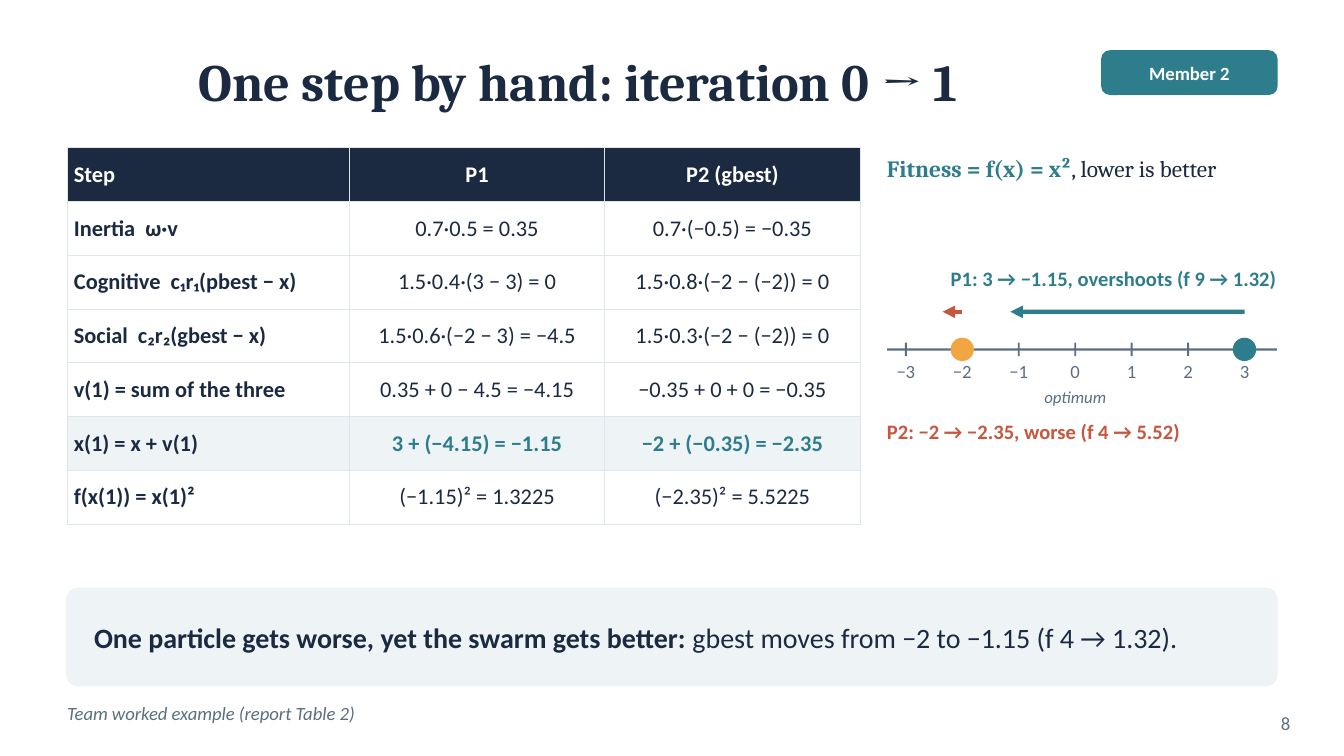
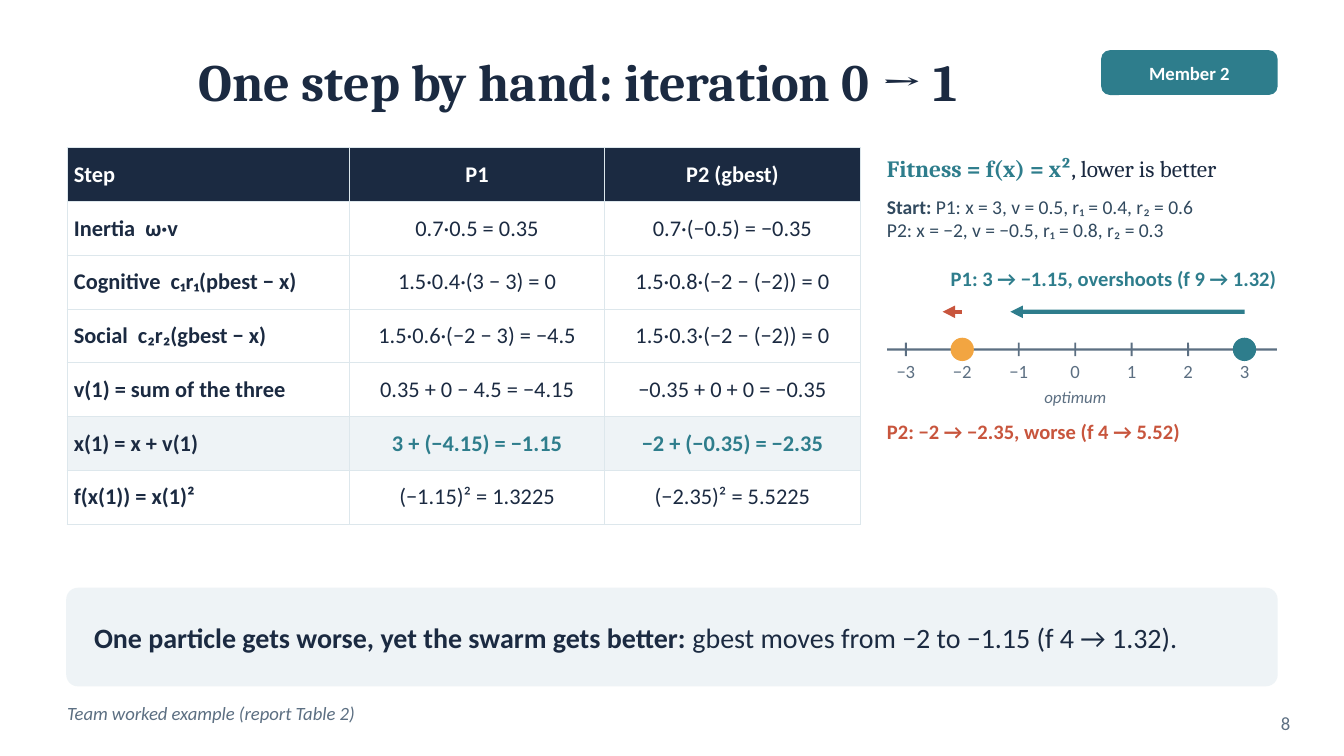
Before and after one commit to huynhhuuphucminh/Seminar-AI, a slide deck: slide 8 of slides/Slide_Seminar_PSO.pptx. Drawn at 1344x756 pixels with LibreOffice and Linux fonts; fonts in the diff are those of the drawing. Boxes give left, top, right and bottom in pixels: in the first picture for what was removed or moved away, otherwise in the second. Text is boxed around its words. In the diff, an @@ line names an element or a change of style, - is before the commit and + after.

```diff
--- a/slides/Slide_Seminar_PSO.pptx
+++ b/slides/Slide_Seminar_PSO.pptx
@@ text added at bbox=[887, 200, 1193, 240], 10.5 pt, text #324A5F @@
+Start: P1: x = 3, v = 0.5, r₁ = 0.4, r₂ = 0.6
+P2: x = −2, v = −0.5, r₁ = 0.8, r₂ = 0.3
```
Also in this commit, not shown: 2 other files.
